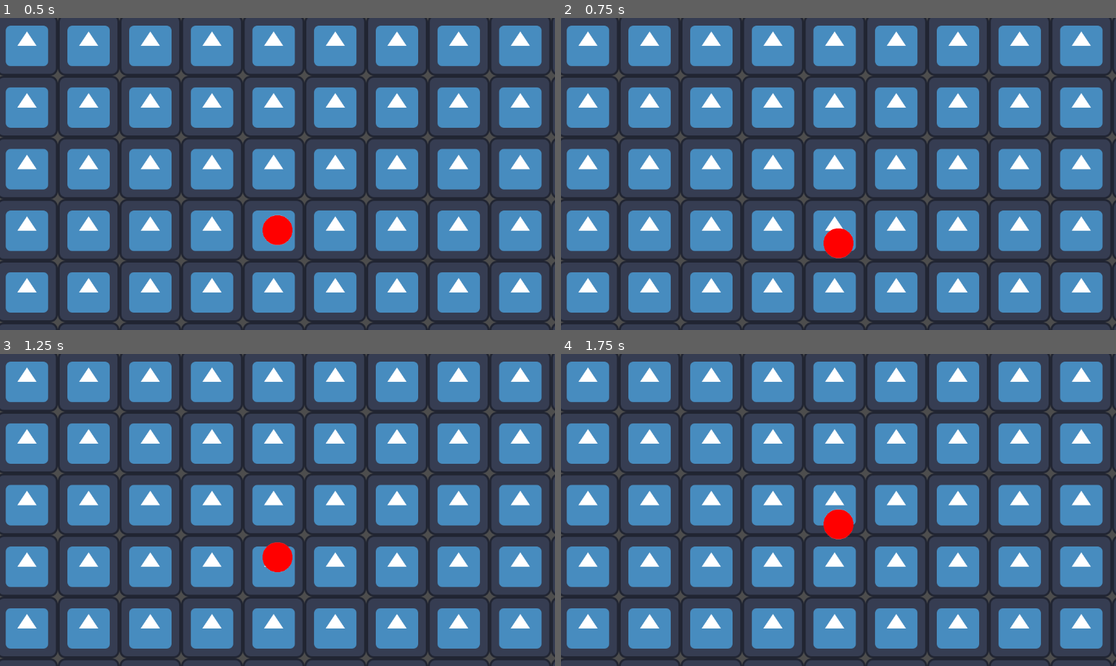
Above: before the commit, frames 1-4 (two rows, left to right).
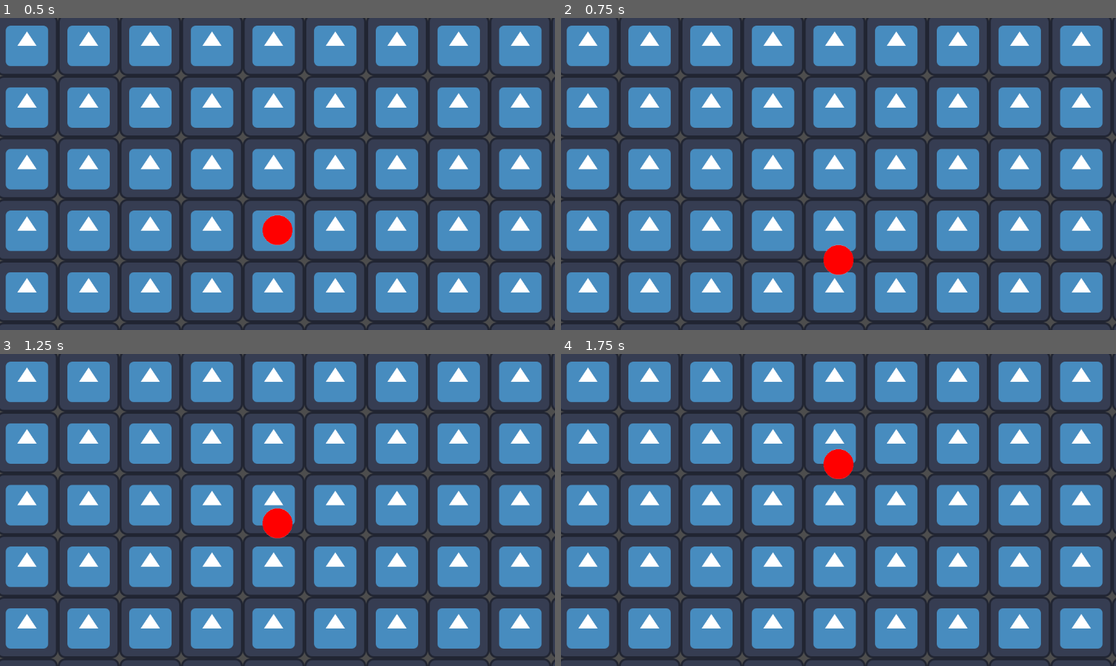
Above: after the commit, the same moments.

Repository: SpaceMonkeyy86/new-scene-game-jam-2025
Game: Godot game, scene res://scene_1.tscn
The game is run twice, just before and just after one commit, with the same random seed, the same clock (stepped at 60 frames per second) and the same inputs. The engine's default icon, where the game draws it, is replaced by a stand-in: a white triangle on a blue panel in a dark square.
Inputs (mouse positions are in pixels of both pictures, inside the frame that each line leads up to):
- Up to frame 1 (0.5 s): no input
- Up to frame 2 (0.75 s): move the mouse to (960, 158) at 0.52 s; click (960, 158) at 0.6 s
- Up to frame 3 (1.25 s): no input
- Up to frame 4 (1.75 s): move the mouse to (727, 525) at 1.27 s; click (727, 525) at 1.35 s

Frame 1 is identical in both runs. In frame 2, 0.6% of the frame differs, in the area x 47-53%, y 67-83%; in frame 3, 0.8%; in frame 4, 0.8%, in the area x 47-53%, y 30-60%.

Commit message:
Allow grabbing ledges

Diff:
--- a/CharacterController.gd
+++ b/CharacterController.gd
@@ -1,13 +1,12 @@
 extends RigidBody2D
 
-@export var speed = 400
+@export var jump_velocity = 600
+@export var gravity = 1.0
 
-func _process(delta):
-	print(position)
-	if Input.is_mouse_button_pressed(MOUSE_BUTTON_LEFT):
-		set_axis_velocity(Vector2.ZERO)
-		apply_force(Vector2.UP * speed * delta)
-
-func _integrate_forces(state):
-	if Input.is_mouse_button_pressed(MOUSE_BUTTON_LEFT):
-		state.linear_velocity = Vector2.UP * speed
+func _process(_delta):
+	if Input.is_action_just_pressed("click"):
+		linear_velocity = Vector2.ZERO
+		gravity_scale = 0
+	elif Input.is_action_just_released("click"):
+		linear_velocity = Vector2.UP * jump_velocity
+		gravity_scale = gravity
--- a/project.godot
+++ b/project.godot
@@ -19,3 +19,11 @@
 
 version_control/plugin_name="GitPlugin"
 version_control/autoload_on_startup=true
+
+[input]
+
+click={
+"deadzone": 0.2,
+"events": [Object(InputEventMouseButton,"resource_local_to_scene":false,"resource_name":"","device":-1,"window_id":0,"alt_pressed":false,"shift_pressed":false,"ctrl_pressed":false,"meta_pressed":false,"button_mask":0,"position":Vector2(0, 0),"global_position":Vector2(0, 0),"factor":1.0,"button_index":1,"canceled":false,"pressed":false,"double_click":false,"script":null)
+]
+}
